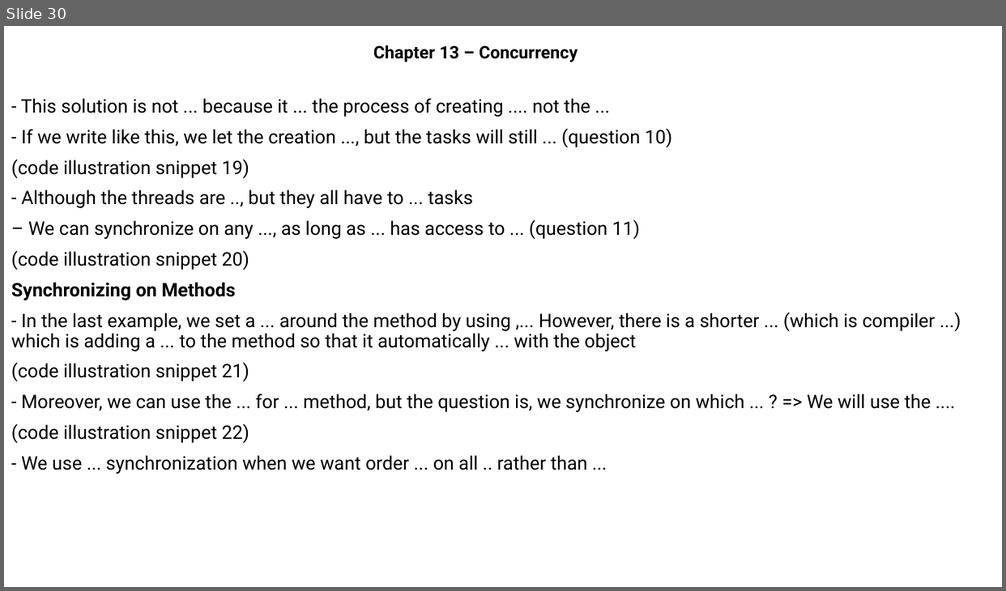
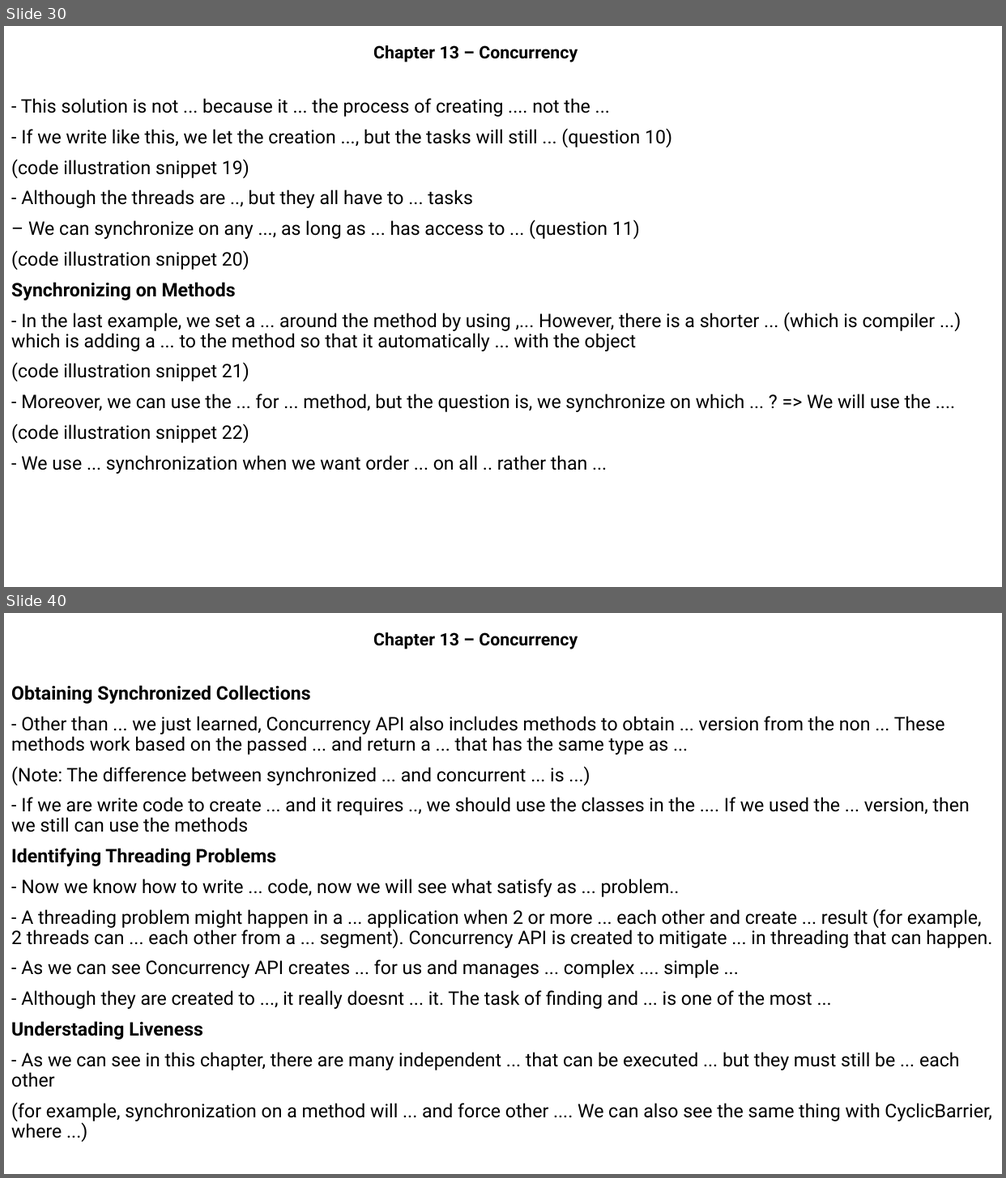
Before and after one commit to MaiDinhVinh/CS-Java, a slide deck: OCP17/Chapter 13 - Concurrency.pptx. Shown one above the other, each under a label of ours: slide 30 before the commit, slides 30 and 40 after it; the slides between them are not shown. The pictures are 1006x591 and 1006x1178 pixels, drawn with LibreOffice and Linux fonts; fonts in the diff are those of the drawing. Boxes give left, top, right and bottom in pixels: in the first picture for what was removed or moved away, otherwise in the second. Text is boxed around its words. In the diff, an @@ line names an element or a change of style, - is before the commit and + after.

```diff
--- a/OCP17/Chapter 13 - Concurrency.pptx
+++ b/OCP17/Chapter 13 - Concurrency.pptx
@@ slide 40 added at [4, 613, 1002, 1174], background #FFFFFF @@
@@ subtitle added at [373, 632, 577, 649], 16.6 pt, text #000000, bold @@
+Chapter 13 – Concurrency
@@ text added at [11, 685, 992, 1139], 18 pt, text #000000 @@
+Obtaining Synchronized Collections
+- Other than ... we just learned, Concurrency API also includes methods to obtain ... version from the non ... These methods work based on the passed ... and return a ... that has the same type as ...
+(Note: The difference between synchronized ... and concurrent ... is ...)
+- If we are write code to create ... and it requires .., we should use the classes in the .... If we used the ... version, then we still can use the methods
+Identifying Threading Problems
+- Now we know how to write ... code, now we will see what satisfy as ... problem..
+- A threading problem might happen in a ... application when 2 or more ... each other and create ... result (for example, 2 threads can ... each other from a ... segment). Concurrency API is created to mitigate ... in threading that can happen.
+- As we can see Concurrency API creates ... for us and manages ... complex .... simple ...
+- Although they are created to ..., it really doesnt ... it. The task of finding and ... is one of the most ...
+Understading Liveness
+- As we can see in this chapter, there are many independent ... that can be executed ... but they must still be ... each other
+(for example, synchronization on a method will ... and force other .... We can also see the same thing with CyclicBarrier, where ...)
```
Also in this commit, not shown: 20 other slides added.
